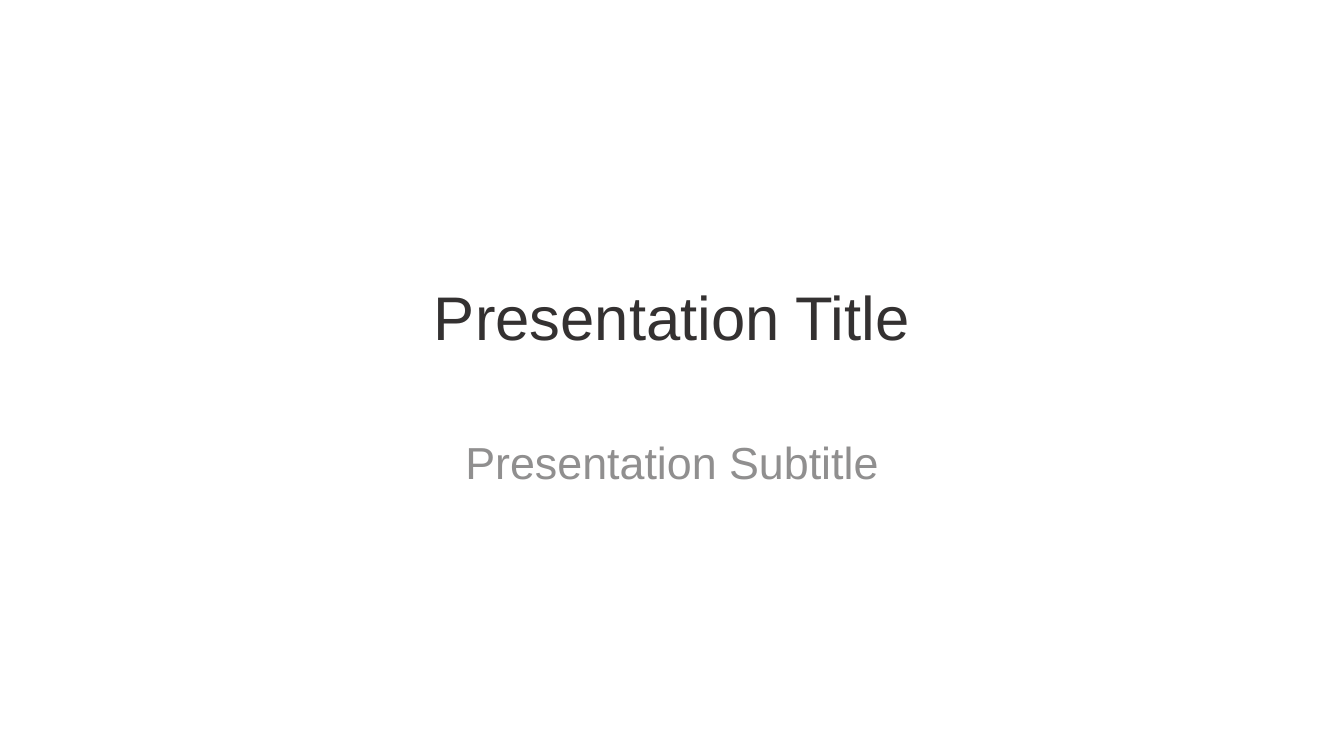
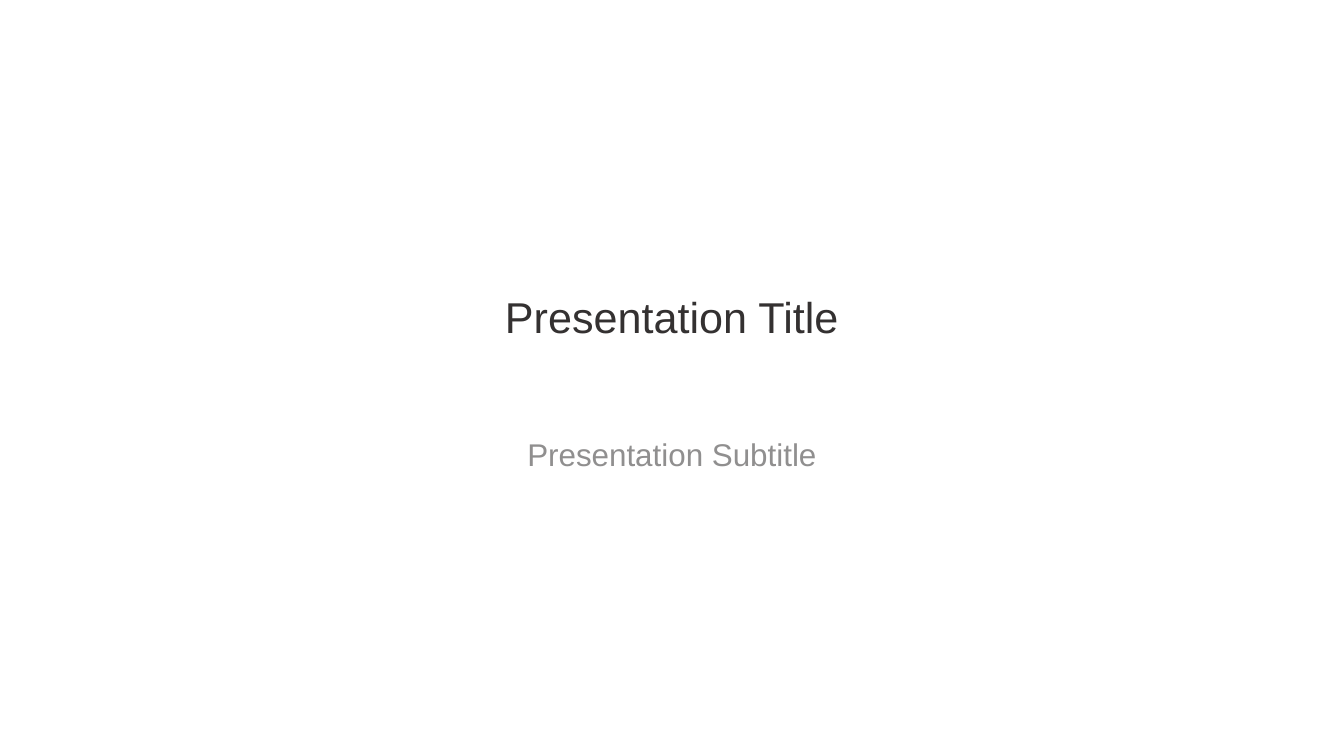
Before and after one commit to amertens/clean-room-sim, a slide deck: slide 1 of reports/templates/lab_template.pptx. Drawn at 1344x756 pixels with LibreOffice and Linux fonts; fonts in the diff are those of the drawing. Boxes give left, top, right and bottom in pixels: in the first picture for what was removed or moved away, otherwise in the second. Text is boxed around its words. In the diff, an @@ line names an element or a change of style, - is before the commit and + after.

```diff
--- a/reports/templates/lab_template.pptx
+++ b/reports/templates/lab_template.pptx
@@ title "Presentation Title" at (x1=505, y1=301, x2=838, y2=334): size 33 to 23.1 pt @@
@@ subtitle "Presentation Subtitle" at (x1=527, y1=443, x2=817, y2=466): size 24 to 16.8 pt; less space between paragraphs @@
```
Also in this commit, not shown: 3 other slides changed, 1 other file.
